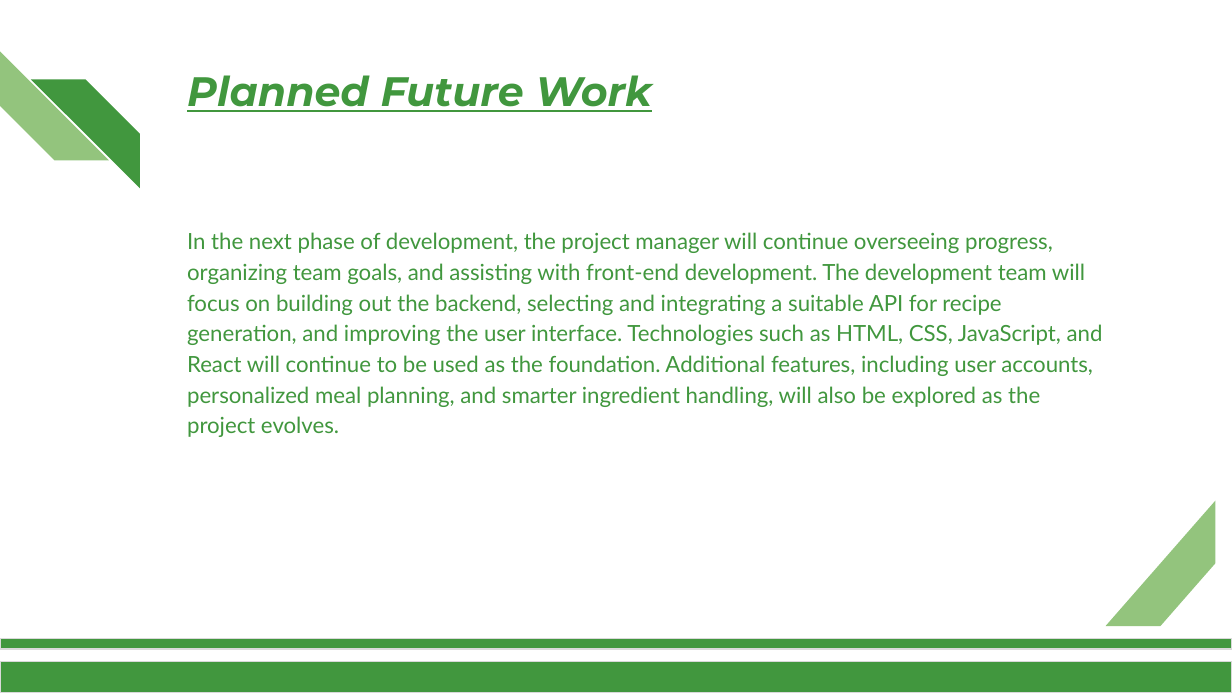
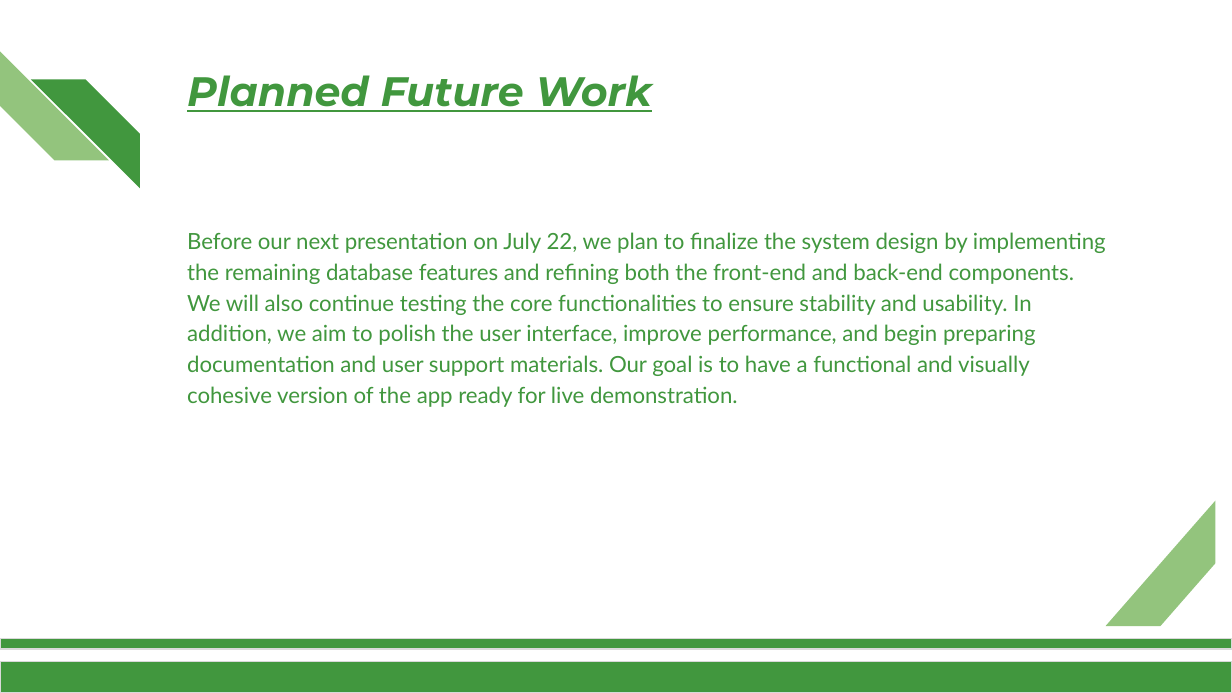
Before and after one commit to shippadam25/MealMind, a slide deck: slide 10 of Documents/Phase 2/ProjectPhase2.pptx. Drawn at 1232x693 pixels with LibreOffice and Linux fonts; fonts in the diff are those of the drawing; background and template pictures are left out. Boxes give left, top, right and bottom in pixels: in the first picture for what was removed or moved away, otherwise in the second. Text is boxed around its words. In the diff, an @@ line names an element or a change of style, - is before the commit and + after.

```diff
--- a/Documents/Phase 2/ProjectPhase2.pptx
+++ b/Documents/Phase 2/ProjectPhase2.pptx
@@ text at [187, 232, 1106, 407]: text changed @@
-In the next phase of development, the project manager will continue overseeing progress, organizing team goals, and assisting with front-end development. The development team will focus on building out the backend, selecting and integrating a suitable API for recipe generation, and improving the user interface. Technologies such as HTML, CSS, JavaScript, and React will continue to be used as the foundation. Additional features, including user accounts, personalized meal planning, and smarter ingredient handling, will also be explored as the project evolves.
+Before our next presentation on July 22, we plan to finalize the system design by implementing the remaining database features and refining both the front-end and back-end components. We will also continue testing the core functionalities to ensure stability and usability. In addition, we aim to polish the user interface, improve performance, and begin preparing documentation and user support materials. Our goal is to have a functional and visually cohesive version of the app ready for live demonstration.
```
Also in this commit, not shown: 4 other slides changed, 4 slides added, 4 slides removed.
